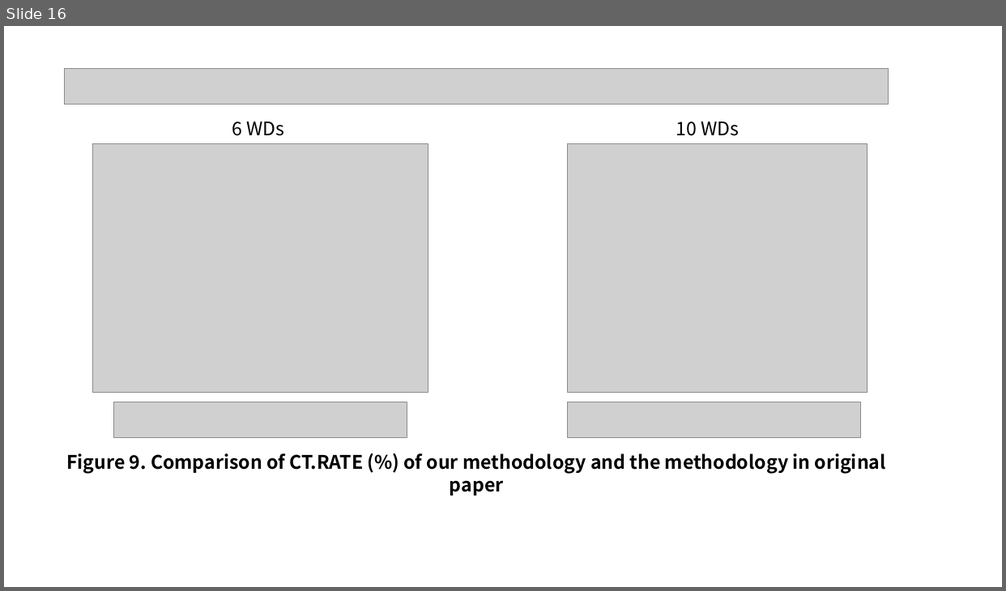
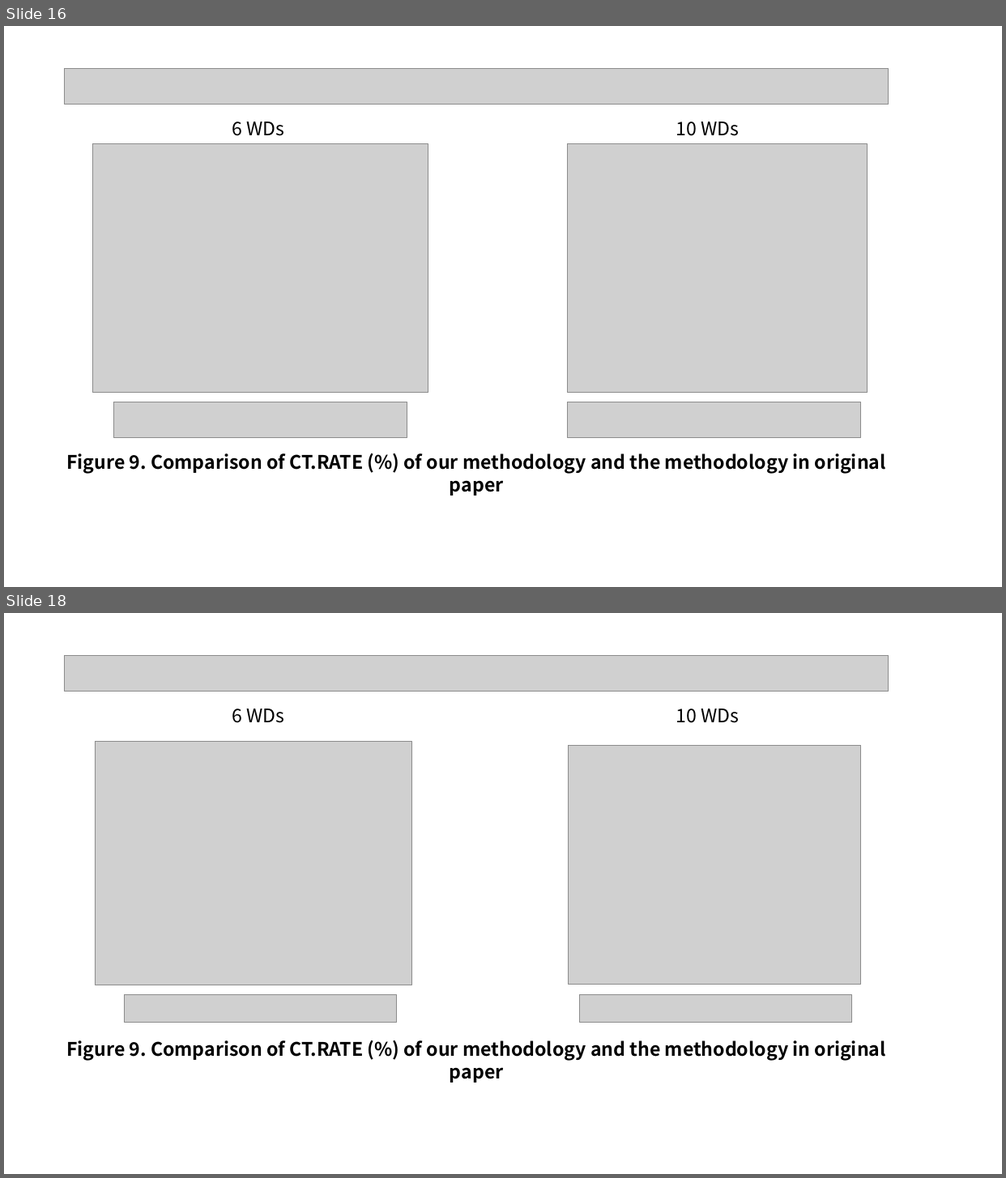
Before and after one commit to WannaBeSuperteur/2020, a slide deck: WPCN/for_final_paper.pptx. Shown one above the other, each under a label of ours: slide 16 before the commit, slides 16 and 18 after it; the slides between them are not shown. The pictures are 1006x591 and 1006x1178 pixels, drawn with LibreOffice and Linux fonts; fonts in the diff are those of the drawing; grey boxes stand for pictures. Boxes give left, top, right and bottom in pixels: in the first picture for what was removed or moved away, otherwise in the second. Text is boxed around its words. In the diff, an @@ line names an element or a change of style, - is before the commit and + after.

Commit message:
modify: revise final paper

```diff
--- a/WPCN/for_final_paper.pptx
+++ b/WPCN/for_final_paper.pptx
@@ slide 18 added at (x1=4, y1=613, x2=1002, y2=1174), background #FFFFFF @@
@@ picture added at (x1=65, y1=656, x2=889, y2=692) @@
@@ text added at (x1=232, y1=709, x2=284, y2=723), 18 pt, text #000000 @@
+6 WDs
@@ text added at (x1=675, y1=709, x2=739, y2=723), 18 pt, text #000000 @@
+10 WDs
@@ picture added at (x1=96, y1=741, x2=412, y2=985) @@
@@ picture added at (x1=569, y1=745, x2=861, y2=984) @@
@@ picture added at (x1=125, y1=995, x2=397, y2=1023) @@
@@ picture added at (x1=580, y1=995, x2=852, y2=1023) @@
@@ text added at (x1=66, y1=1041, x2=886, y2=1061), 18 pt, text #000000, bold @@
+Figure 9. Comparison of CT.RATE (%) of our methodology and the methodology in original paper
```
Also in this commit, not shown: 1 other slide added, 2 other files.
